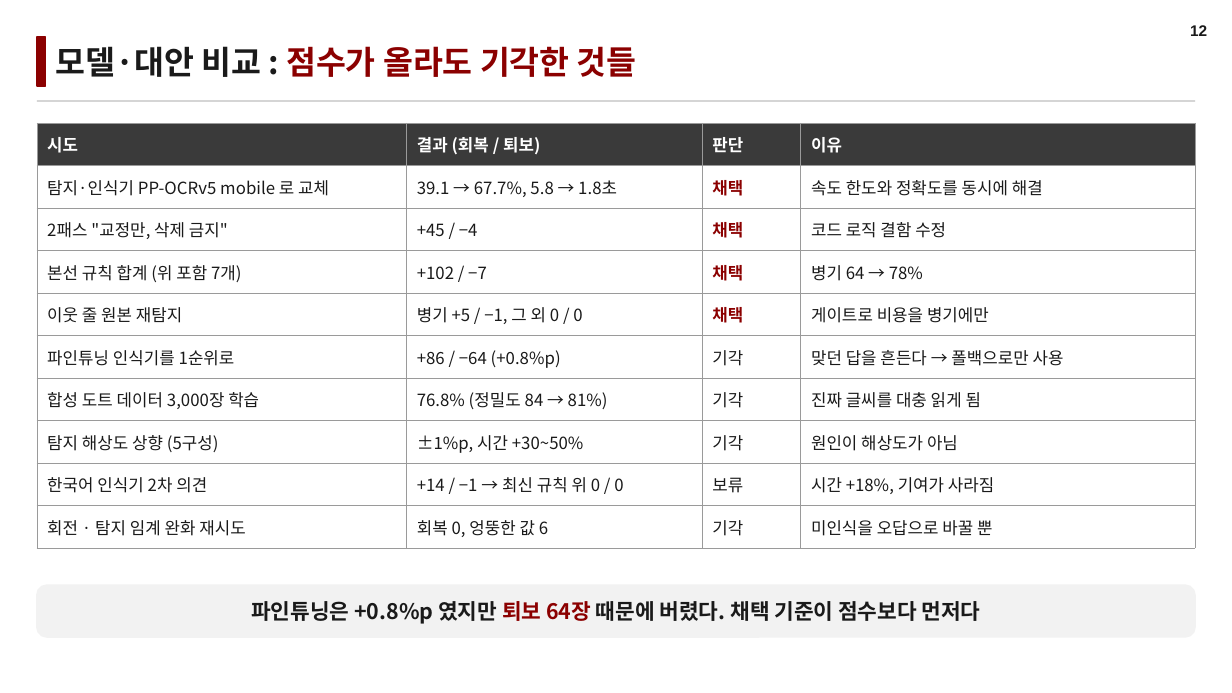
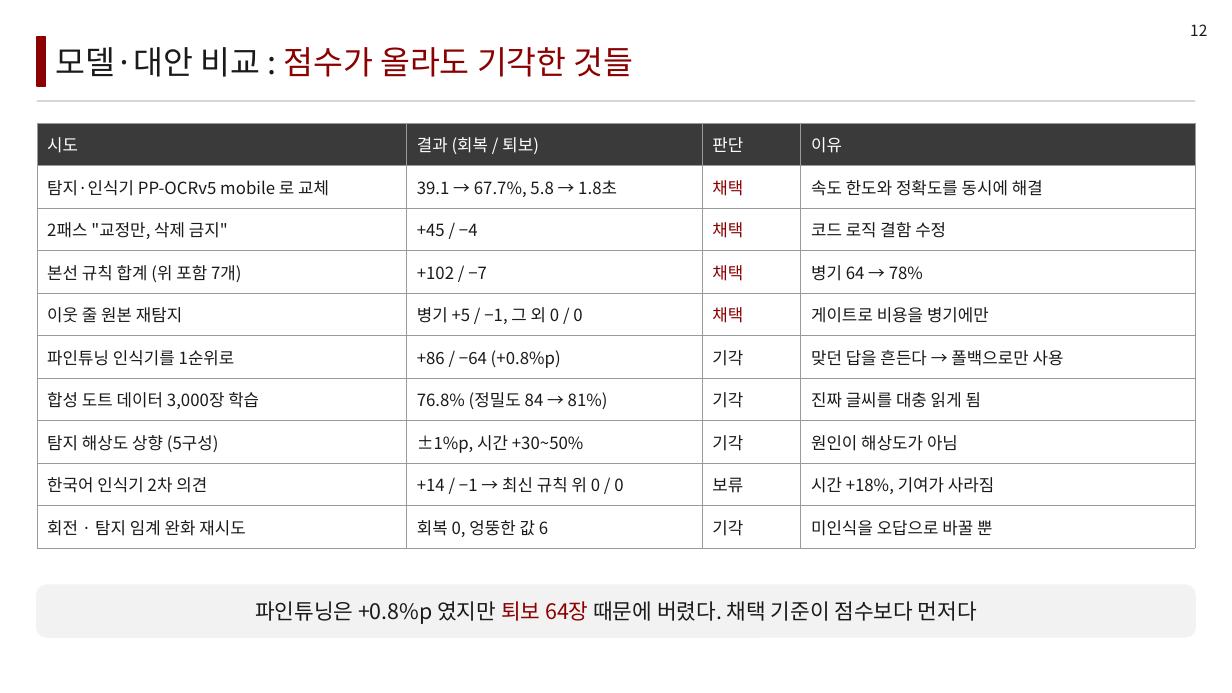
Before and after one commit to LEEbyeongchul/itda3-CODE-subway, a slide deck: slide 12 of 발표/[CODE]_서브웨이_본선발표.pptx. Drawn at 1232x693 pixels with LibreOffice and Linux fonts; fonts in the diff are those of the drawing. Boxes give left, top, right and bottom in pixels: in the first picture for what was removed or moved away, otherwise in the second. Text is boxed around its words. In the diff, an @@ line names an element or a change of style, - is before the commit and + after.

```diff
--- a/발표/[CODE]_서브웨이_본선발표.pptx
+++ b/발표/[CODE]_서브웨이_본선발표.pptx
@@ text "12" at [1190,24,1207,36]: font Arial to Noto Sans CJK KR, bold off @@
@@ text "모델·대안 비교 : 점수가 올라도 ..." at [55,47,634,77]: bold off @@
@@ table at [37,123,1195,548] @@
@@ bold off in "시도", "결과 (회복 / 퇴보)", "판단", "이유" and 4 more places @@
@@ text "파인튜닝은 +0.8%p 였지만 퇴보 64장 ..." at [255,601,977,624]: bold off @@
```
Also in this commit, not shown: 21 other slides changed, 3 other files.
